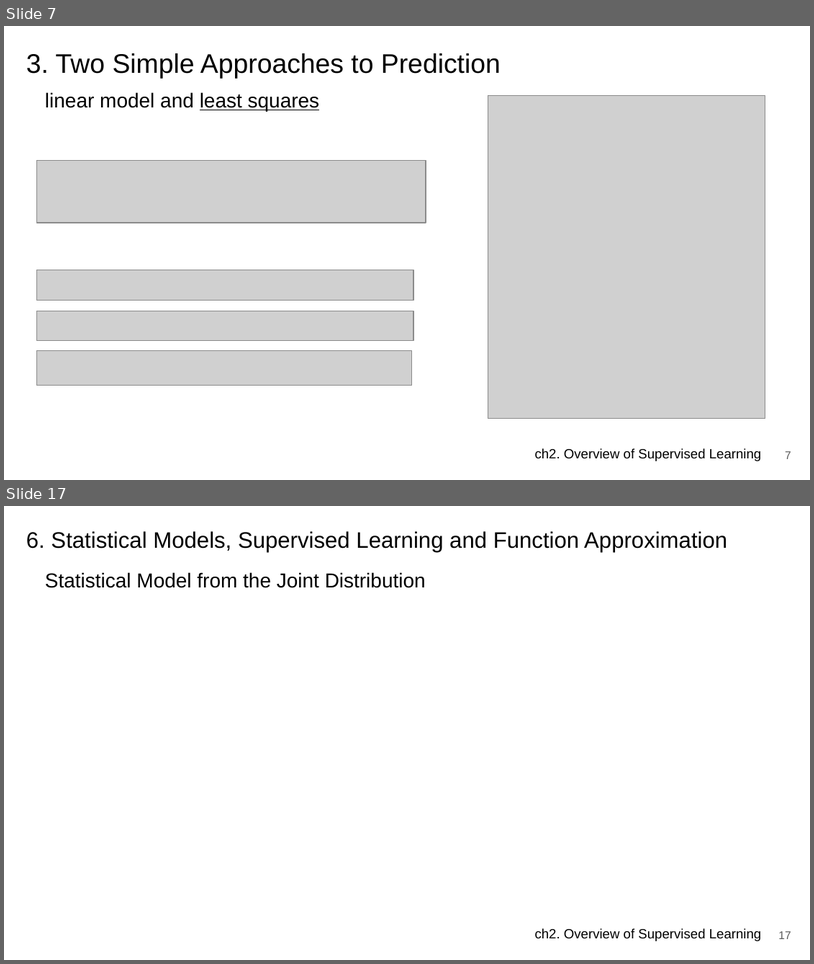
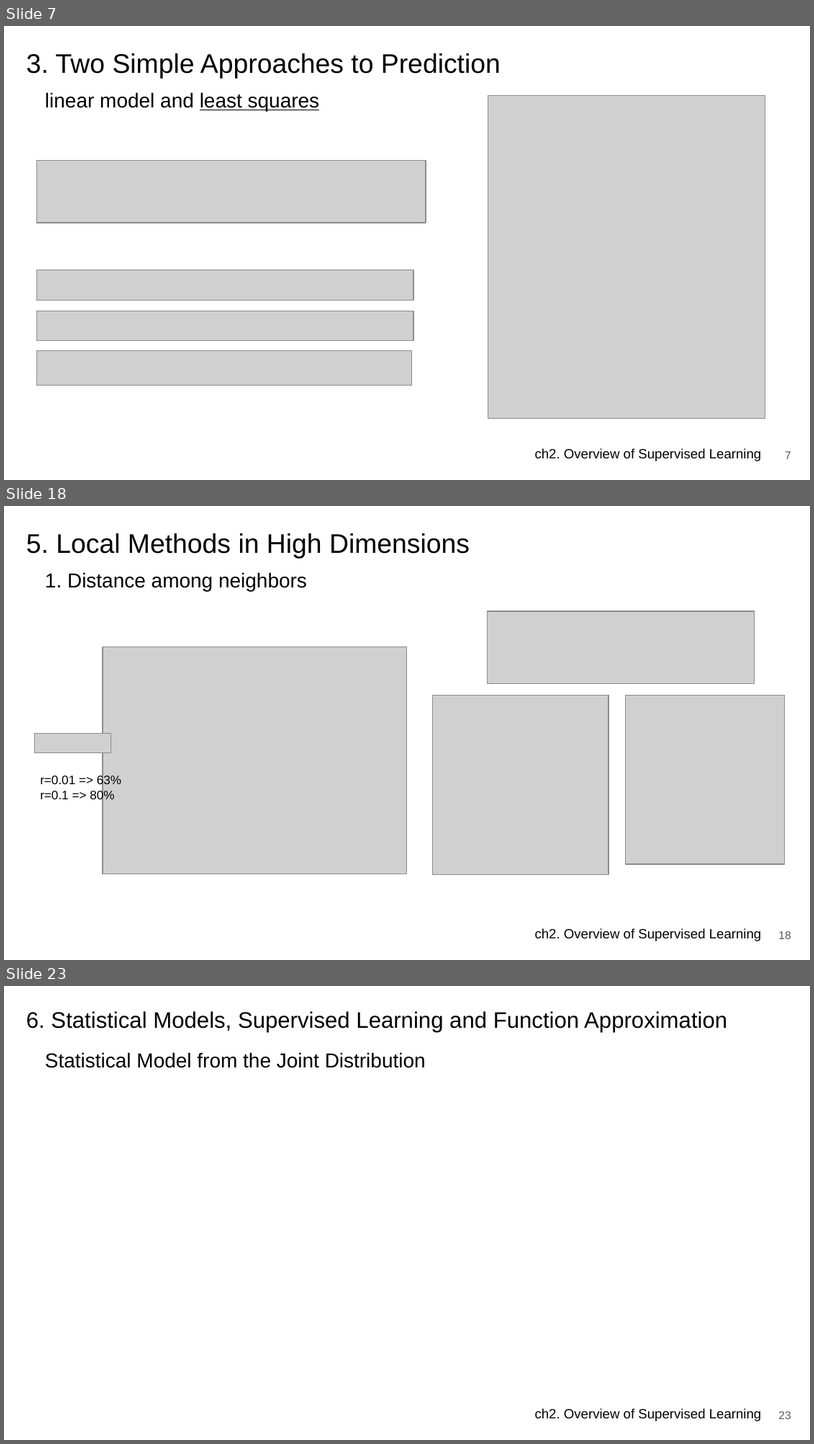
Before and after one commit to JerryKwon/ElemStatLearn-review, a slide deck: ch2. Supervised Learning/presentation/ch2. Overview of Supervised Learning.pptx. Shown one above the other, each under a label of ours: slides 7 and 17 before the commit, slides 7, 18 and 23 after it; the slides between them are not shown. The pictures are 814x964 and 814x1444 pixels, drawn with LibreOffice and Linux fonts; fonts in the diff are those of the drawing; grey boxes stand for pictures. Boxes give left, top, right and bottom in pixels: in the first picture for what was removed or moved away, otherwise in the second. Text is boxed around its words. In the diff, an @@ line names an element or a change of style, - is before the commit and + after.

```diff
--- a/ch2. Supervised Learning/presentation/ch2. Overview of Supervised Learning.pptx
+++ b/ch2. Supervised Learning/presentation/ch2. Overview of Supervised Learning.pptx
@@ slide 18 added at [4,506,810,960], background #FFFFFF; not listed: 1 template element that a slide beside it also shows @@
@@ title added at [26,533,470,558], 24 pt, text #000000 @@
+5. Local Methods in High Dimensions
@@ title added at [45,572,307,591], 18 pt, text #000000 @@
+1. Distance among neighbors
@@ picture added at [487,611,754,683] @@
@@ picture added at [103,647,407,874] @@
@@ picture added at [433,695,610,875] @@
@@ picture added at [626,695,784,864] @@
@@ picture added at [35,734,111,753] @@
@@ text added at [40,774,121,802], 11 pt, text #000000 @@
+r=0.01 => 63%
+r=0.1 => 80%
@@ page number added at [779,931,791,939], 10 pt, text #595959 @@
+18
@@ what was slide 17 is now slide 23 @@
@@ page number at [779,1411,791,1419]: text changed @@
-17
+23
```
Also in this commit, not shown: 9 slides changed, 5 other slides added, 1 other file.
